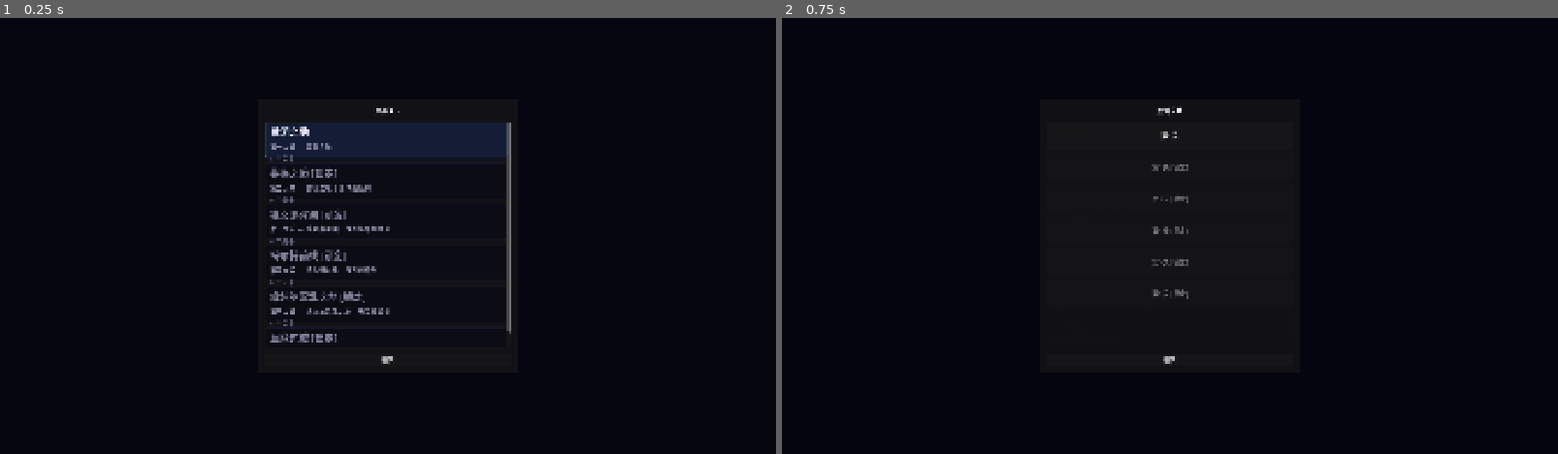
Above: before the commit, frames 1-2 (left to right).
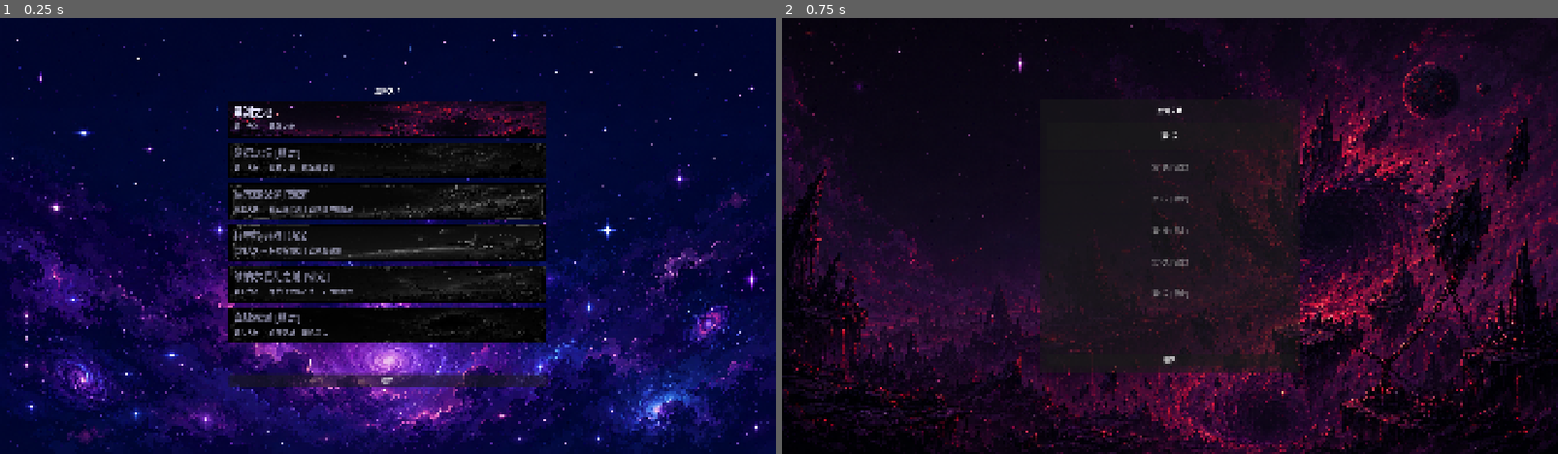
Above: after the commit, the same moments.

Repository: snowsnow0926/evesurvivor
Game: Godot game, scene res://scenes/ChapterSelectUI.tscn
Same seed, same stepped clock (60 frames per second), same inputs: the game is played once before the commit and once after it. This scene is started directly instead of the project's main scene.
Inputs (mouse positions are in pixels of both pictures, inside the frame that each line leads up to; where the layout moved, square brackets give the same spot in the first picture):
- Up to frame 1 (0.25 s): no input
- Up to frame 2 (0.75 s): click (1170, 118) [1170, 140] at 0.5 s

The runs differ from the first frame. In frame 1, 85% of the frame differs, in the area x 0-100%, y 0-100%; in frame 2, 31%.

Commit message:
feat: chapter select UI backgrounds and per-chapter stage select backgrounds
Co-authored-by: Cursor <cursoragent@cursor.com>

Diff:
--- a/scenes/ChapterSelectUI.tscn
+++ b/scenes/ChapterSelectUI.tscn
@@ -1,8 +1,16 @@
-[gd_scene load_steps=2 format=3 uid="uid://chapter_select_ui"]
+[gd_scene format=3 uid="uid://drr8pu0wqagmf"]
 
-[ext_resource type="Script" path="res://scripts/chapter_select_ui.gd" id="1_chapter_select"]
+[ext_resource type="Script" uid="uid://blrninj8kipf0" path="res://scripts/chapter_select_ui.gd" id="1_chapter_select"]
+[ext_resource type="Texture2D" uid="uid://cswv6w5xjsyhm" path="res://assets/base/menu/chapter_select_bg.png" id="2_chapter_bg"]
 
-[node name="ChapterSelectUI" type="Control"]
+[sub_resource type="StyleBoxFlat" id="StyleBoxFlat_panel_clear"]
+bg_color = Color(0, 0, 0, 0)
+corner_radius_top_left = 8
+corner_radius_top_right = 8
+corner_radius_bottom_right = 8
+corner_radius_bottom_left = 8
+
+[node name="ChapterSelectUI" type="Control" unique_id=1486369626]
 layout_mode = 3
 anchors_preset = 15
 anchor_right = 1.0
@@ -11,28 +19,32 @@
 grow_vertical = 2
 script = ExtResource("1_chapter_select")
 
-[node name="BG" type="ColorRect" parent="."]
+[node name="BG" type="TextureRect" parent="." unique_id=1038020922]
 layout_mode = 1
 anchors_preset = 15
 anchor_right = 1.0
 anchor_bottom = 1.0
-color = Color(0.02, 0.02, 0.06, 0.98)
+grow_horizontal = 2
+grow_vertical = 2
+texture = ExtResource("2_chapter_bg")
+stretch_mode = 5
 
-[node name="Panel" type="Panel" parent="."]
-layout_mode = 2
+[node name="Panel" type="Panel" parent="." unique_id=187328549]
+layout_mode = 1
 anchors_preset = 8
 anchor_left = 0.5
 anchor_top = 0.5
 anchor_right = 0.5
 anchor_bottom = 0.5
-offset_left = -320.0
-offset_top = -340.0
-offset_right = 320.0
-offset_bottom = 340.0
+offset_left = -410.0
+offset_top = -390.0
+offset_right = 410.0
+offset_bottom = 390.0
 grow_horizontal = 2
 grow_vertical = 2
+theme_override_styles/panel = SubResource("StyleBoxFlat_panel_clear")
 
-[node name="VBox" type="VBoxContainer" parent="Panel"]
+[node name="VBox" type="VBoxContainer" parent="Panel" unique_id=943642925]
 layout_mode = 1
 anchors_preset = 15
 anchor_right = 1.0
@@ -41,23 +53,25 @@
 offset_top = 16.0
 offset_right = -16.0
 offset_bottom = -16.0
+grow_horizontal = 2
+grow_vertical = 2
 theme_override_constants/separation = 16
 
-[node name="TitleLabel" type="Label" parent="Panel/VBox"]
+[node name="TitleLabel" type="Label" parent="Panel/VBox" unique_id=1844669615]
 layout_mode = 2
 text = "选择关卡"
 horizontal_alignment = 1
 
-[node name="ScrollContainer" type="ScrollContainer" parent="Panel/VBox"]
+[node name="ScrollContainer" type="ScrollContainer" parent="Panel/VBox" unique_id=174774256]
 layout_mode = 2
 size_flags_vertical = 3
 horizontal_scroll_mode = 0
 
-[node name="ChapterContainer" type="VBoxContainer" parent="Panel/VBox/ScrollContainer"]
+[node name="ChapterContainer" type="VBoxContainer" parent="Panel/VBox/ScrollContainer" unique_id=377097311]
 layout_mode = 2
 size_flags_horizontal = 3
 theme_override_constants/separation = 12
 
-[node name="BackBtn" type="Button" parent="Panel/VBox"]
+[node name="BackBtn" type="Button" parent="Panel/VBox" unique_id=557181044]
 layout_mode = 2
 text = "返回"
--- a/scenes/StageSelectUI.tscn
+++ b/scenes/StageSelectUI.tscn
@@ -11,12 +11,13 @@
 grow_vertical = 2
 script = ExtResource("1_stage_select")
 
-[node name="BG" type="ColorRect" parent="."]
+[node name="BG" type="TextureRect" parent="."]
 layout_mode = 1
 anchors_preset = 15
 anchor_right = 1.0
 anchor_bottom = 1.0
-color = Color(0.02, 0.02, 0.06, 0.98)
+expand_mode = 1
+stretch_mode = 5
 
 [node name="Panel" type="Panel" parent="."]
 layout_mode = 2
--- a/scripts/chapter_select_ui.gd
+++ b/scripts/chapter_select_ui.gd
@@ -36,6 +36,21 @@
 	panel.custom_minimum_size.y = 90
 	panel.set_anchors_preset(Control.PRESET_FULL_RECT)
 
+	var img_path := "res://assets/base/menu/chapter_cards/chapter_%02d_card.png" % chapter.id
+	var img_exists := FileAccess.file_exists(img_path)
+
+	if img_exists:
+		var tex_rect := TextureRect.new()
+		tex_rect.name = "CardImage"
+		tex_rect.set_anchors_preset(Control.PRESET_FULL_RECT)
+		tex_rect.expand_mode = TextureRect.EXPAND_IGNORE_SIZE
+		var img := Image.new()
+		img.load(img_path)
+		if not is_unlocked:
+			_desaturate_image(img)
+		tex_rect.texture = ImageTexture.create_from_image(img)
+		panel.add_child(tex_rect)
+
 	var vbox := VBoxContainer.new()
 	panel.add_child(vbox)
 	vbox.set_anchors_preset(Control.PRESET_FULL_RECT)
@@ -57,12 +72,6 @@
 	desc_label.horizontal_alignment = HORIZONTAL_ALIGNMENT_LEFT
 	desc_label.add_theme_color_override("font_color", Color(0.6, 0.6, 0.7))
 	vbox.add_child(desc_label)
-
-	var stage_count_label := Label.new()
-	stage_count_label.text = "%d 个关卡" % chapter.stages.size()
-	stage_count_label.horizontal_alignment = HORIZONTAL_ALIGNMENT_LEFT
-	stage_count_label.add_theme_color_override("font_color", Color(0.4, 0.4, 0.5))
-	vbox.add_child(stage_count_label)
 
 	var btn := Button.new()
 	btn.set_anchors_preset(Control.PRESET_FULL_RECT)
@@ -109,3 +118,12 @@
 func _on_back_pressed() -> void:
 	SoundManager.play_sfx("button_click")
 	get_tree().change_scene_to_file("res://scenes/BaseScene.tscn")
+
+func _desaturate_image(img: Image) -> void:
+	var w := img.get_width()
+	var h := img.get_height()
+	for y in range(h):
+		for x in range(w):
+			var c := img.get_pixel(x, y)
+			var gray := c.r * 0.299 + c.g * 0.587 + c.b * 0.114
+			img.set_pixel(x, y, Color(gray * 0.5, gray * 0.5, gray * 0.5, c.a))
--- a/scripts/stage_select_ui.gd
+++ b/scripts/stage_select_ui.gd
@@ -12,6 +12,7 @@
 @onready var title_label: Label = $Panel/VBox/TitleLabel
 @onready var stage_container: VBoxContainer = $Panel/VBox/ScrollContainer/StageContainer
 @onready var back_btn: Button = $Panel/VBox/BackBtn
+@onready var bg: TextureRect = $BG
 
 func _ready() -> void:
 	_connect_buttons()
@@ -28,12 +29,22 @@
 		current_chapter = StageData.get_all_chapters()[0]
 		current_chapter_id = current_chapter.id
 	_update_title()
+	_update_bg()
 	_load_stages()
 	visible = true
 
 func _update_title() -> void:
 	if title_label and current_chapter:
 		title_label.text = current_chapter.name
+
+func _update_bg() -> void:
+	if not bg:
+		return
+	var bg_path := "res://assets/base/menu/chapter_cards/stage_select_bg_%02d.png" % current_chapter_id
+	if FileAccess.file_exists(bg_path):
+		bg.texture = load(bg_path)
+	else:
+		bg.texture = null
 
 func _load_stages() -> void:
 	if not current_chapter or not stage_container:
Binary file added: assets/base/menu/chapter_cards/chapter_01_card.png
Binary file added: assets/base/menu/chapter_cards/chapter_02_card.png
Binary file added: assets/base/menu/chapter_cards/chapter_03_card.png
Binary file added: assets/base/menu/chapter_cards/chapter_04_card.png
Binary file added: assets/base/menu/chapter_cards/chapter_05_card.png
Binary file added: assets/base/menu/chapter_cards/chapter_06_card.png
Binary file added: assets/base/menu/chapter_cards/stage_select_bg_01.png
Binary file added: assets/base/menu/chapter_cards/stage_select_bg_02.png
Binary file added: assets/base/menu/chapter_cards/stage_select_bg_03.png
Binary file added: assets/base/menu/chapter_cards/stage_select_bg_04.png
Binary file added: assets/base/menu/chapter_cards/stage_select_bg_05.png
Binary file added: assets/base/menu/chapter_cards/stage_select_bg_06.png
(and 2 more such lines)
